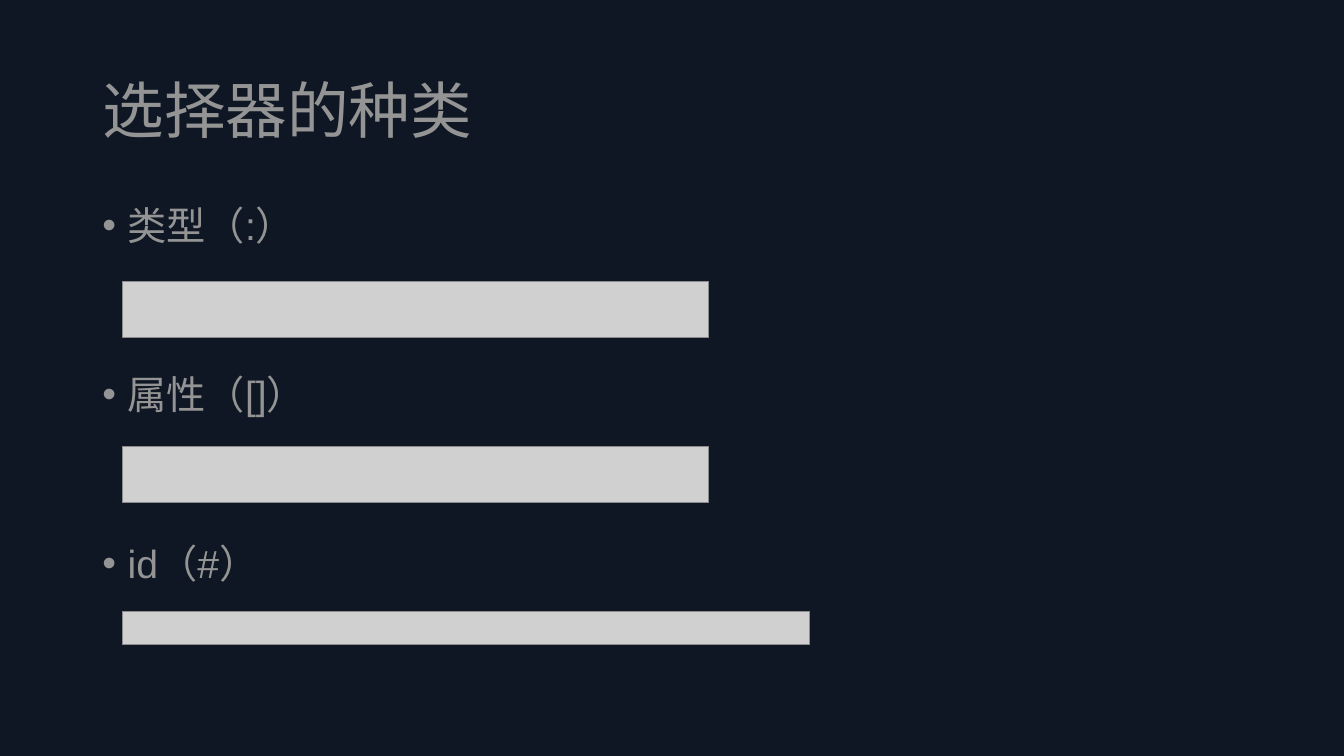
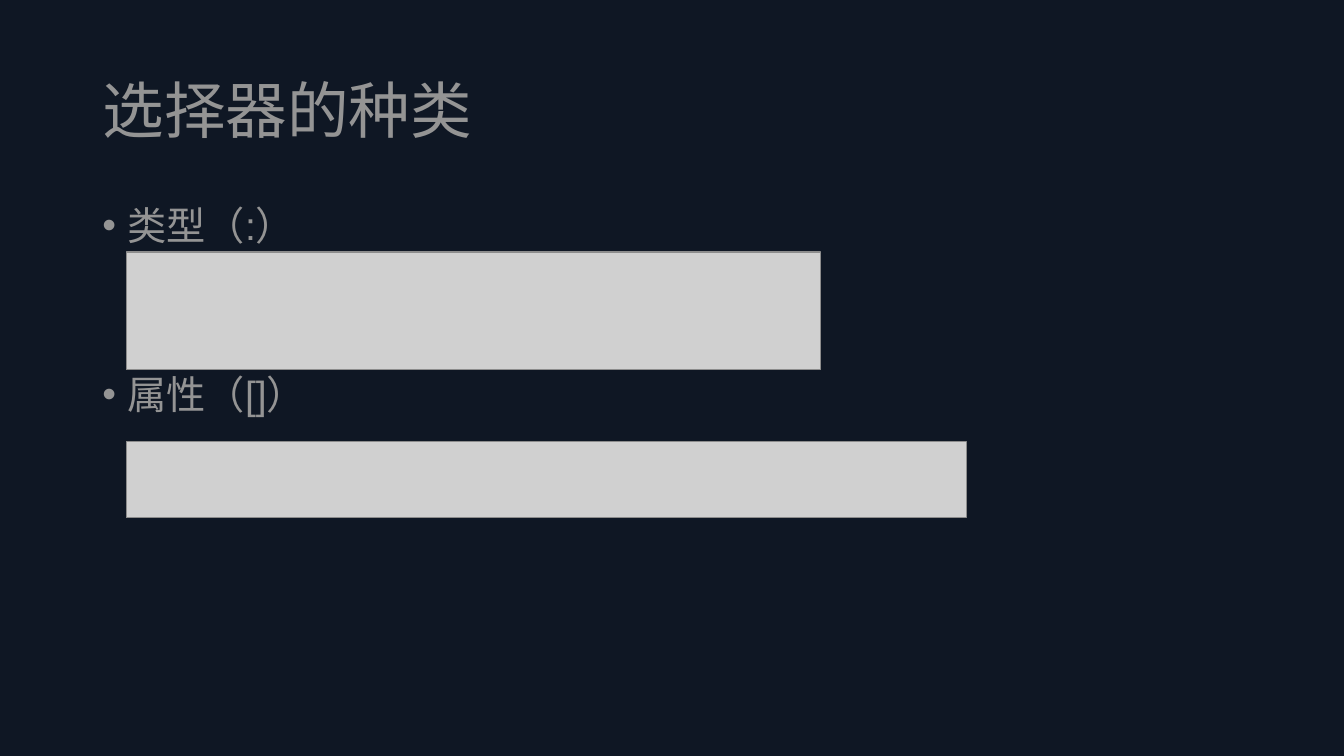
Before and after one commit to xiaofuyesnew/training, a slide deck: slide 3 of 1/jQuery选择器.pptx. Drawn at 1344x756 pixels with LibreOffice and Linux fonts; fonts in the diff are those of the drawing; grey boxes stand for pictures. Boxes give left, top, right and bottom in pixels: in the first picture for what was removed or moved away, otherwise in the second. Text is boxed around its words. In the diff, an @@ line names an element or a change of style, - is before the commit and + after.

```diff
--- a/1/jQuery选择器.pptx
+++ b/1/jQuery选择器.pptx
@@ picture: place and size @@
-picture at [123, 281, 709, 338]
+picture at [126, 252, 821, 370]
@@ picture: place and size @@
-picture at [123, 447, 709, 503]
+picture at [126, 442, 966, 518]
@@ text at [128, 547, 259, 582]: paragraph removed @@
-• id（#）
@@ picture removed at [123, 611, 810, 644] @@
```
Also in this commit, not shown: 1 other slide changed, 5 slides added, 2 other files.
